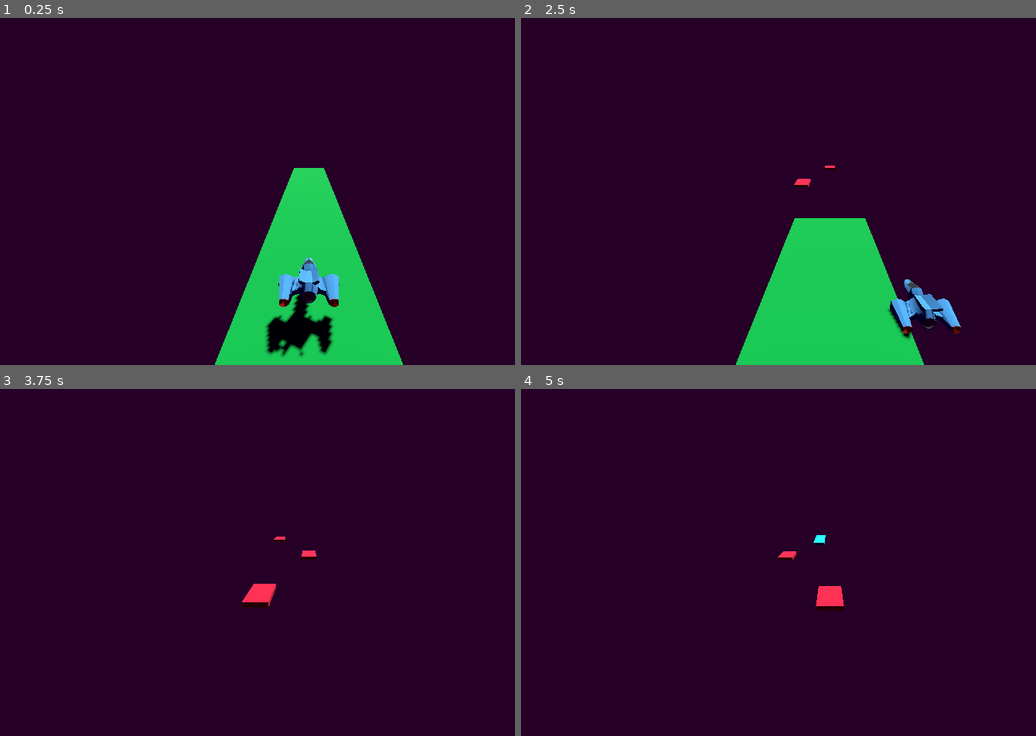
Above: before the commit, frames 1-4 (two rows, left to right).
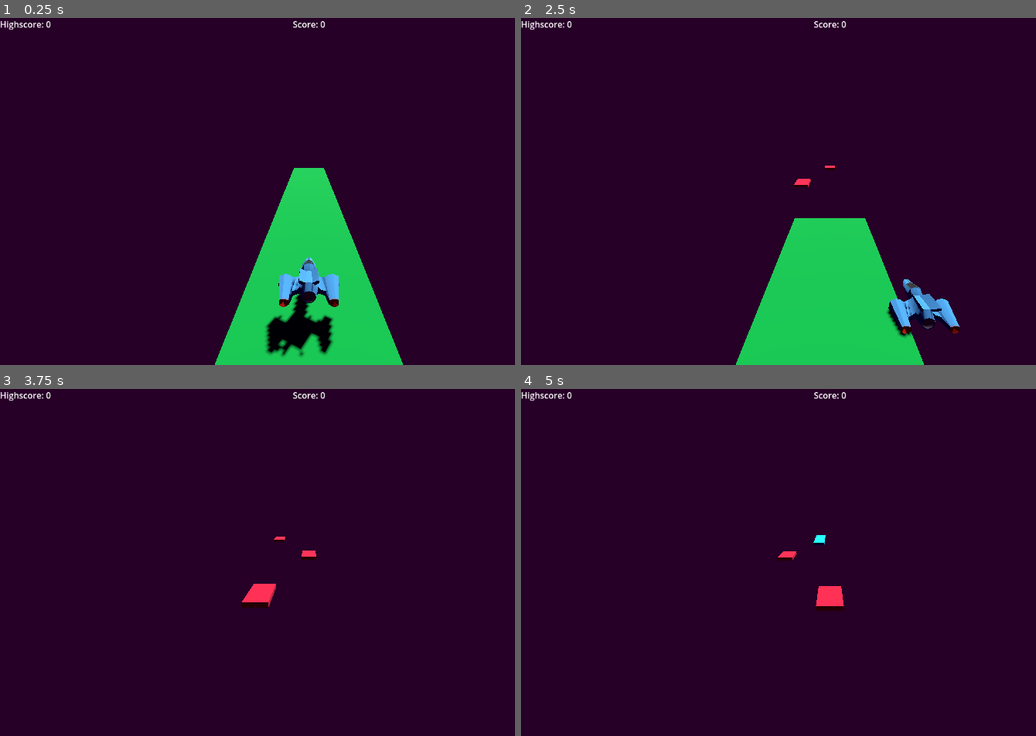
Above: after the commit, the same moments.

Repository: JoonaNiemenmaa/fundamentals-of-game-dev-week5
Game: Godot game, scene res://Scenes/main.tscn
Same seed, same stepped clock (60 frames per second), same inputs: the game is played once before the commit and once after it.
Inputs:
- Up to frame 1 (0.25 s): no input
- Up to frame 2 (2.5 s): hold D (right) 0.53-1.28 s; tap Space (jump) at 0.77, 1.52 s; hold A (left) 1.28-2.03 s; hold D (right) from 2.03 s (still down)
- Up to frame 3 (3.75 s): tap Space (jump) at 3.02 s; release D (right) at 3.53 s; hold A (left) from 3.53 s (still down)
- Up to frame 4 (5 s): keep holding A (left); tap Space (jump) at 3.77, 4.52 s

The runs differ from the first frame. In frame 1, 0.2% of the frame differs, in the area x 0-64%, y 0-4%; in frame 2, 0.6%, in the area x 0-86%, y 0-93%; in frame 3, 0.2%; in frame 4, 0.2%.

Commit message:
task 4 ja 5 tehty

Diff:
--- a/Scenes/main.tscn
+++ b/Scenes/main.tscn
@@ -9,6 +9,7 @@
 [ext_resource type="PackedScene" uid="uid://c18wlj68c8r2m" path="res://Scenes/platform_short.tscn" id="6_ynf5e"]
 [ext_resource type="PackedScene" uid="uid://c1x4ciinvns2h" path="res://Scenes/platform_medium.tscn" id="7_hptm8"]
 [ext_resource type="PackedScene" uid="uid://yjo11k05hgix" path="res://Scenes/platform_long.tscn" id="8_d1ilt"]
+[ext_resource type="Script" uid="uid://ca4cwwc6s8bkn" path="res://Scenes/score.gd" id="9_hptm8"]
 
 [sub_resource type="ProceduralSkyMaterial" id="ProceduralSkyMaterial_21xkr"]
 sky_horizon_color = Color(0.66224277, 0.6717428, 0.6867428, 1)
@@ -110,6 +111,23 @@
 anchor_bottom = 1.0
 grow_horizontal = 2
 grow_vertical = 2
+script = ExtResource("9_hptm8")
+
+[node name="Score" type="Label" parent="UI"]
+layout_mode = 1
+anchors_preset = 5
+anchor_left = 0.5
+anchor_right = 0.5
+offset_left = -30.5
+offset_right = 30.5
+offset_bottom = 23.0
+grow_horizontal = 2
+text = "Score: 0"
+
+[node name="HighScore" type="Label" parent="UI"]
+layout_mode = 0
+offset_right = 40.0
+offset_bottom = 23.0
 
 [node name="Player" parent="." instance=ExtResource("6_21xkr")]
 transform = Transform3D(1, 0, 0, 0, 1, 0, 0, 0, 1, 0, 0.3071354, 0)
--- a/Scenes/player.tscn
+++ b/Scenes/player.tscn
@@ -2,7 +2,7 @@
 
 [ext_resource type="Script" uid="uid://jl4sir176qln" path="res://Scripts/player.gd" id="1_cvnsp"]
 [ext_resource type="ArrayMesh" uid="uid://bmudki03bh3jx" path="res://Assets/Models/spaceship.obj" id="1_v0iea"]
-[ext_resource type="Material" uid="uid://cdwxcugh5l562" path="res://Assets/Materials/player.tres" id="2_6t5aa"]
+[ext_resource type="Material" uid="uid://cdwxcugh5l562" path="res://Assets/Materials/spaceship.tres" id="2_6t5aa"]
 
 [sub_resource type="ConvexPolygonShape3D" id="ConvexPolygonShape3D_cvnsp"]
 points = PackedVector3Array(0.604669, 0.013624951, 0.10241151, 0.49647248, -0.024433829, 0.12830412, 0.02852881, 0.0131 …(2017 unchanged characters)…
--- /dev/null
+++ b/Scenes/score.gd
@@ -0,0 +1,32 @@
+extends Control
+
+var player: Player
+var score = 0;
+
+func _ready() -> void:
+	$HighScore.text = "Highscore: %s" % load_highscore()
+	for child in get_tree().root.get_child(0).get_children():
+		if child is Player:
+			player = child
+
+func load_highscore():
+	var file = FileAccess.open("user://highscore.txt", FileAccess.READ)
+	if file:
+		var highscore = file.get_as_text()
+		return highscore
+	else:
+		return "0"
+
+
+func save_highscore(highscore: int):
+	var file = FileAccess.open("user://highscore.txt", FileAccess.WRITE)
+	file.store_string(str(highscore))
+
+func _process(delta: float) -> void:
+	if player:
+		if player.position.y >= -20:
+			$Score.text = "Score: %s" % int(score)
+			score += delta
+		else:
+			$HighScore.text = "Highscore: %s" % int(score)
+			save_highscore(int(score))
--- a/Scripts/player.gd
+++ b/Scripts/player.gd
@@ -10,9 +10,10 @@
 func _physics_process(delta: float) -> void:
 	x = Input.get_axis("left", "right") * MOVE_SPEED
 
+
 	if (Input.is_action_just_pressed("jump") and is_on_floor()):
 		y = JUMP_HEIGHT
-	else:
+	elif (not is_on_floor()):
 		y += get_gravity().y * delta
 	velocity = Vector3(x, y, 0)
 	move_and_slide()
Renamed: Assets/Materials/player.tres -> Assets/Materials/spaceship.tres
Not shown: 1 places in Scenes/main.tscn that only renumber resources
Not shown, added: Scenes/score.gd.uid
